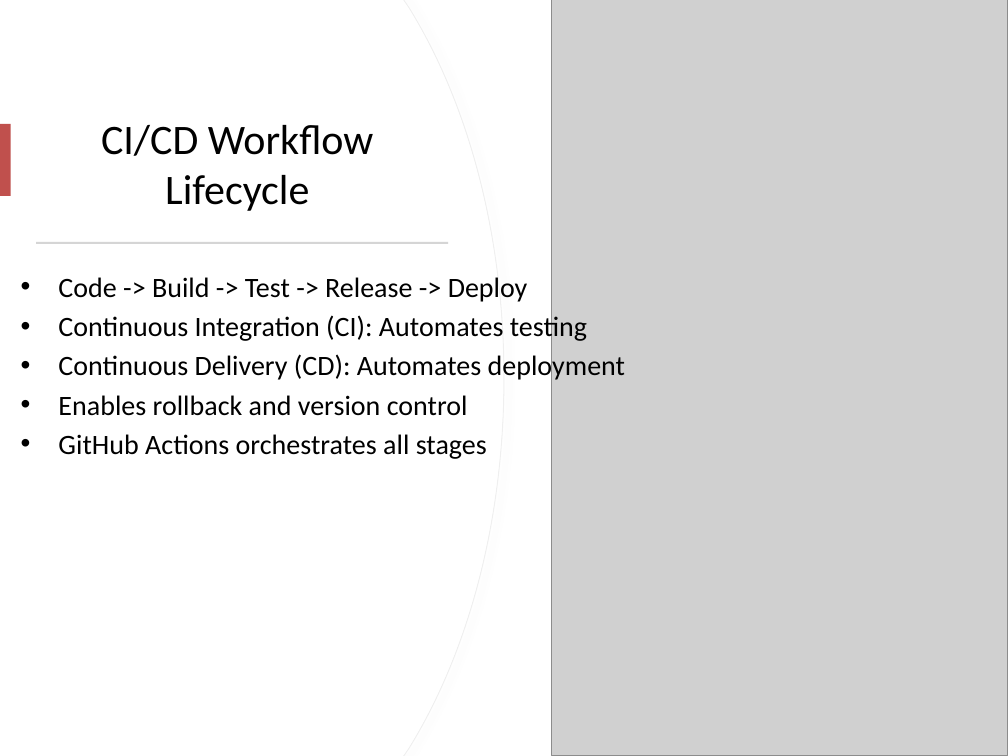
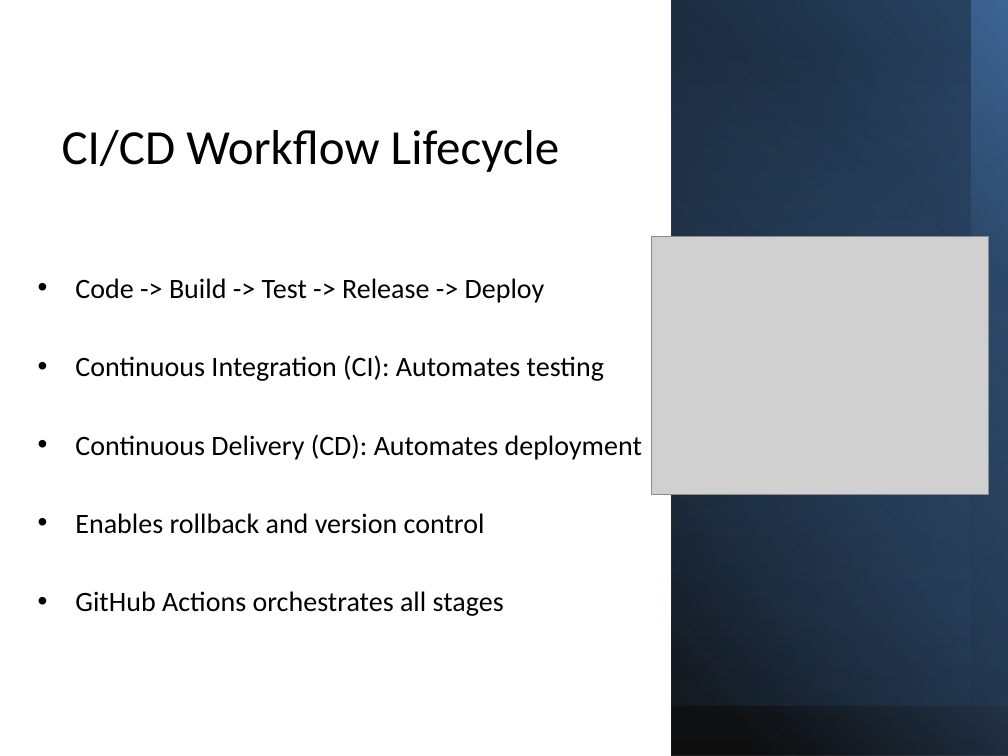
Before and after one commit to ahmed-khan/fdp, a slide deck: slide 4 of Secure_CI_CD_30_Slide_Detailed_Presentation.pptx. Drawn at 1008x756 pixels with LibreOffice and Linux fonts; fonts in the diff are those of the drawing; grey boxes stand for pictures. Boxes give left, top, right and bottom in pixels: in the first picture for what was removed or moved away, otherwise in the second. Text is boxed around its words. In the diff, an @@ line names an element or a change of style, - is before the commit and + after.

```diff
--- a/Secure_CI_CD_30_Slide_Detailed_Presentation.pptx
+++ b/Secure_CI_CD_30_Slide_Detailed_Presentation.pptx
@@ freeform shape removed at [0, 0, 504, 756] @@
@@ freeform shape removed at [0, 0, 503, 756] @@
@@ rectangle added at [671, 0, 1008, 756], fill gradient #000000 to #4F81BD @@
@@ rectangle added at [671, 0, 1008, 706], fill gradient #254061 @@
@@ rectangle added at [671, 0, 1008, 706], fill gradient #4F81BD to #000000 @@
@@ rectangle added at [671, 0, 970, 756], fill gradient #4F81BD to #000000 @@
@@ title "CI/CD Workflow Lifecycle": place and size @@
-title "CI/CD Workflow Lifecycle" at [101, 125, 374, 211]
+title "CI/CD Workflow Lifecycle" at [62, 130, 560, 172]
@@ title "CI/CD Workflow Lifecycle" at [62, 130, 560, 172]: size 30 to 35 pt; vertical alignment middle to bottom @@
@@ rectangle removed at [0, 124, 10, 197] @@
@@ picture: place and size @@
-picture at [551, 0, 1008, 756]
+picture at [652, 237, 989, 496]
@@ text "Code -> Build -> Test ..." rewrapped from [58, 277, 625, 459] to [75, 278, 642, 616] @@
@@ rectangle removed at [36, 242, 449, 244] @@
```
Also in this commit, not shown: 1 other file.
